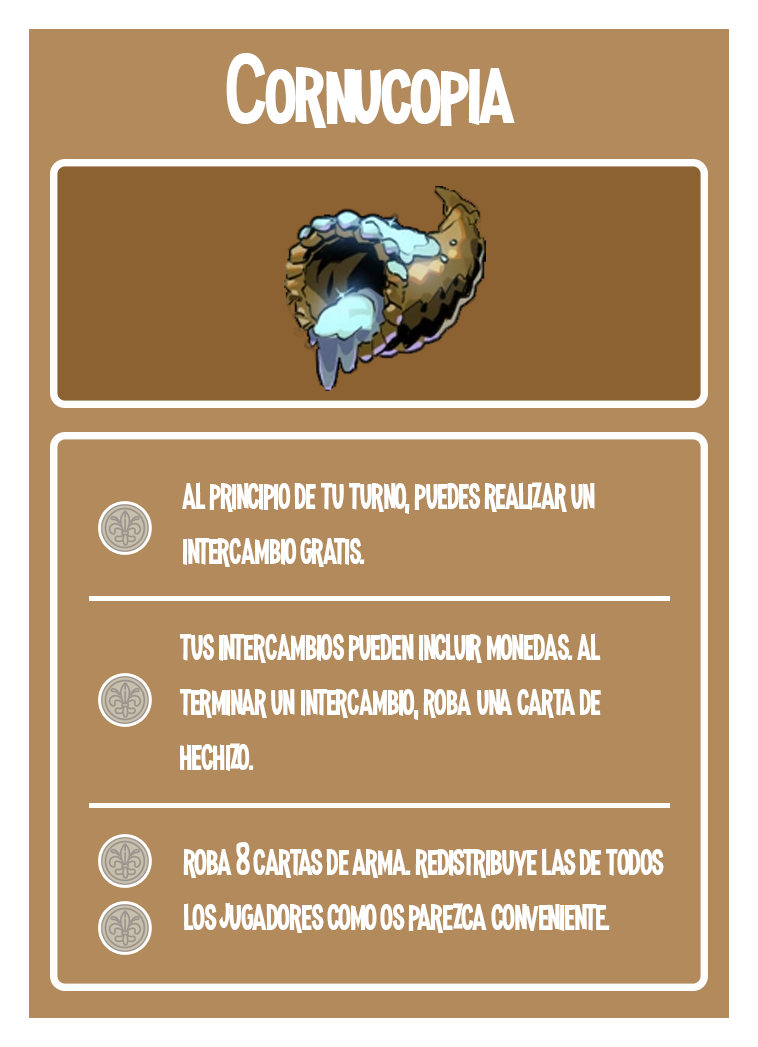
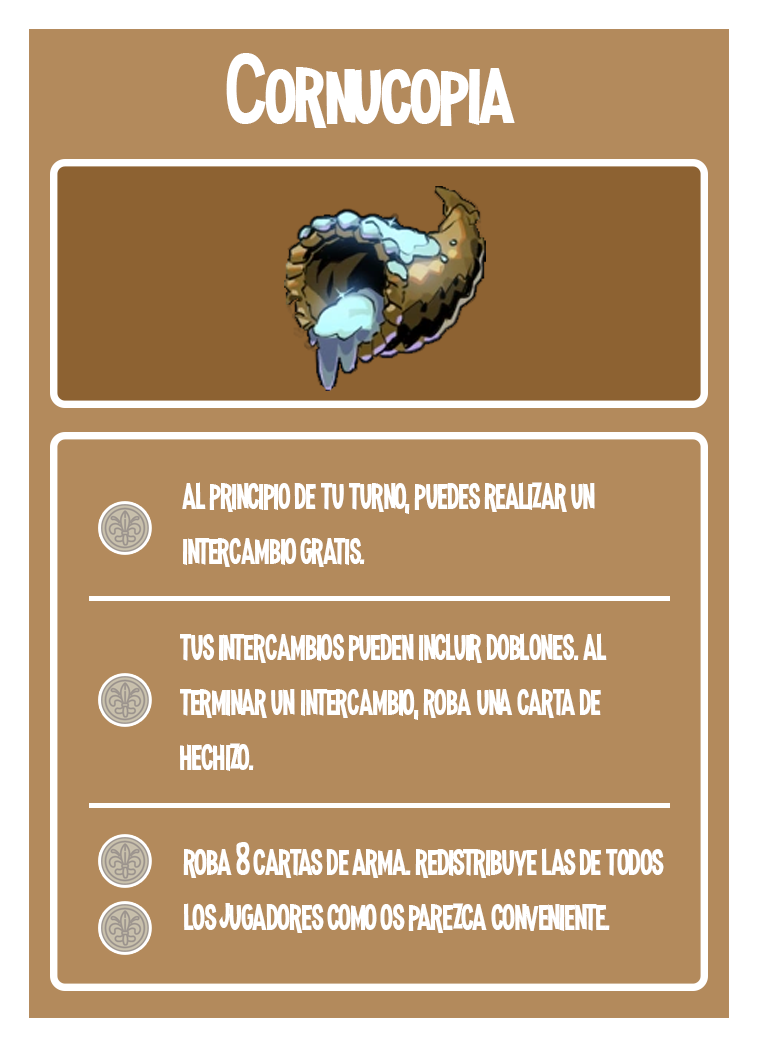
Two versions of the same layered image (758x1047). Layer-by-layer changes:
renamed "tus intercambios pueden incluir monedas. al terminar un interca" to "tus intercambios pueden incluir doblones. al terminar un interc", painted on it over (486, 633, 607, 660)